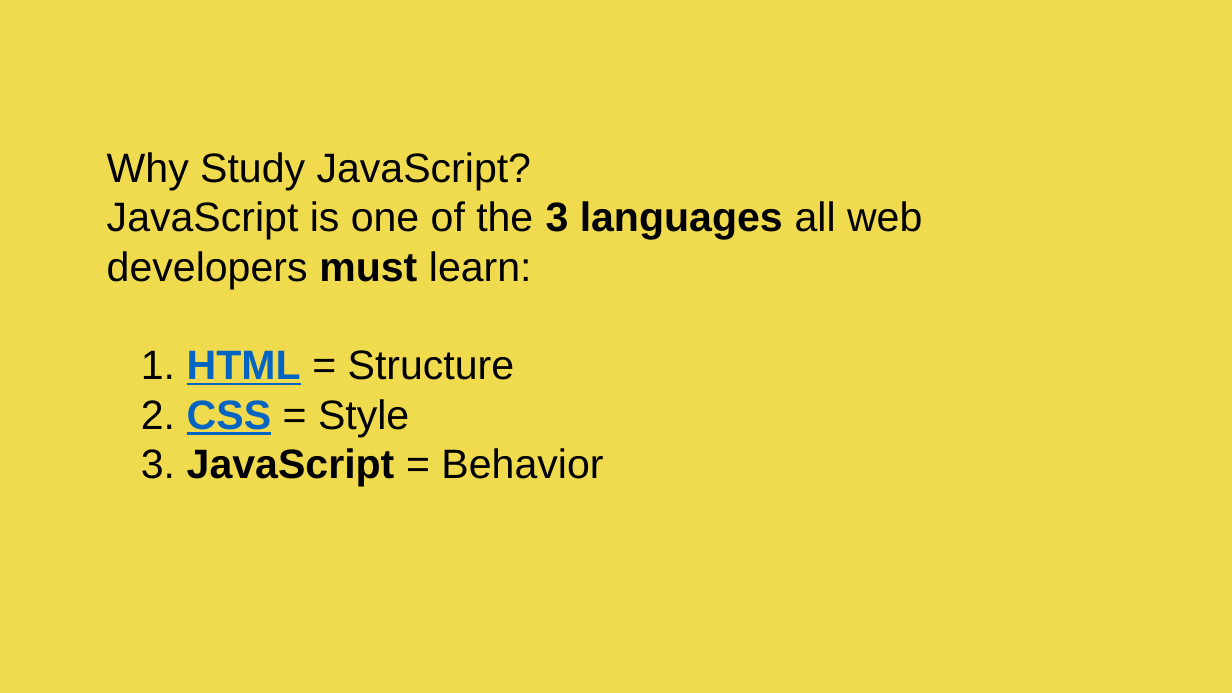
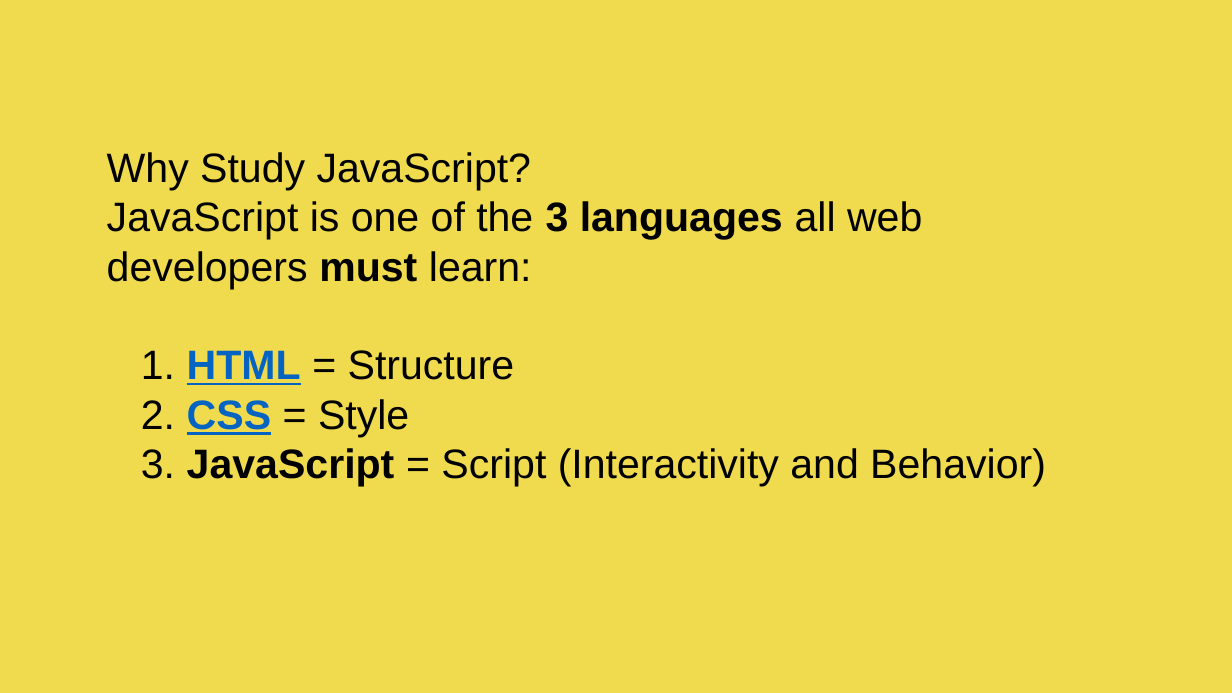
Before and after one commit to CMPE-40062-Azure-Python/JavaScript-Fundamentals, a slide deck: slide 2 of PPT REPORT.pptx (slide 1 before the commit). Drawn at 1232x693 pixels with LibreOffice and Linux fonts; fonts in the diff are those of the drawing. Boxes give left, top, right and bottom in pixels: in the first picture for what was removed or moved away, otherwise in the second. Text is boxed around its words. In the diff, an @@ line names an element or a change of style, - is before the commit and + after.

Commit message:
Update PPT

```diff
--- a/PPT REPORT.pptx
+++ b/PPT REPORT.pptx
@@ text at [141,448,1046,486]: text changed @@
-3. JavaScript = Behavior
+3. JavaScript = Script (Interactivity and Behavior)
```
Also in this commit, not shown: 3 slides added.
